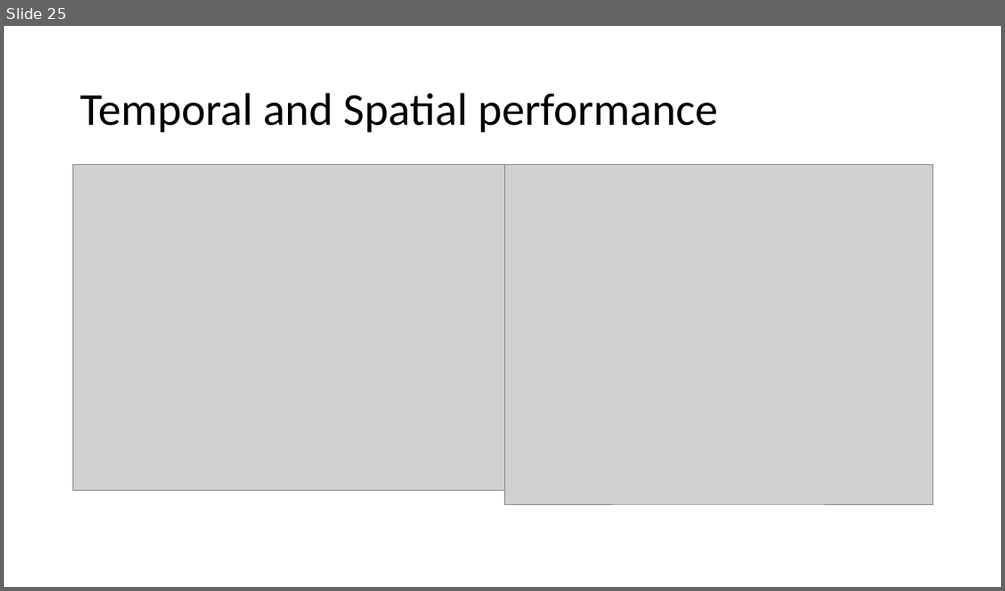
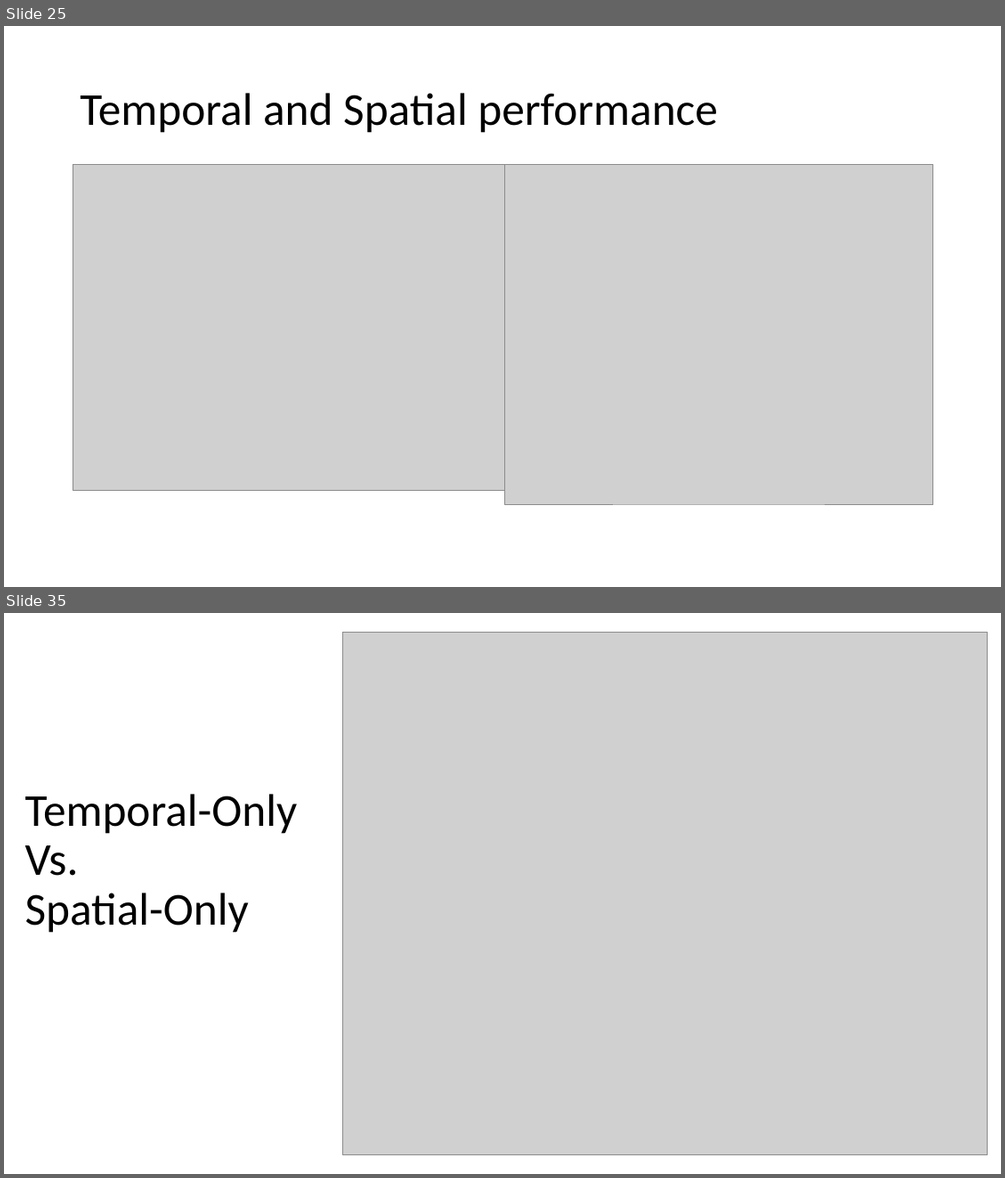
Before and after one commit to OzMashiah/ultra-instinct-modelling, a slide deck: Modeling Results.pptx. Shown one above the other, each under a label of ours: slide 25 before the commit, slides 25 and 35 after it; the slides between them are not shown. The pictures are 1005x591 and 1005x1178 pixels, drawn with LibreOffice and Linux fonts; fonts in the diff are those of the drawing; grey boxes stand for pictures. Boxes give left, top, right and bottom in pixels: in the first picture for what was removed or moved away, otherwise in the second. Text is boxed around its words. In the diff, an @@ line names an element or a change of style, - is before the commit and + after.

```diff
--- a/Modeling Results.pptx
+++ b/Modeling Results.pptx
@@ slide 35 added at (4, 613, 1001, 1174), background #FFFFFF @@
@@ picture added at (343, 633, 987, 1155) @@
@@ title added at (25, 794, 298, 933), 44 pt, text #000000 @@
+Temporal-Only
+Vs.
+Spatial-Only
```
Also in this commit, not shown: 1 slide changed, 8 other slides added.
